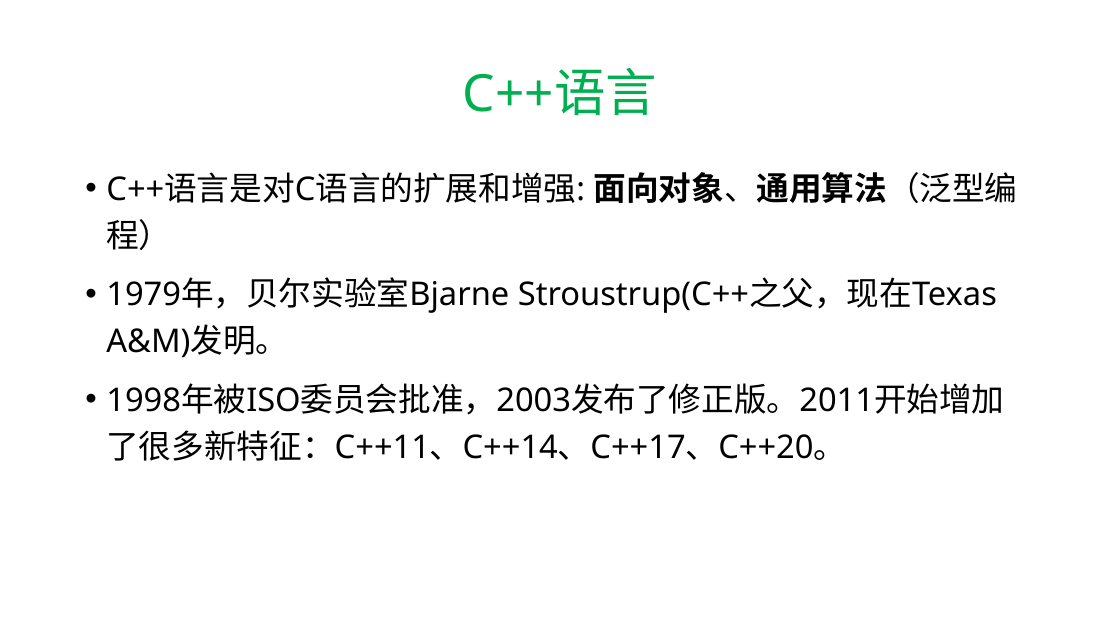
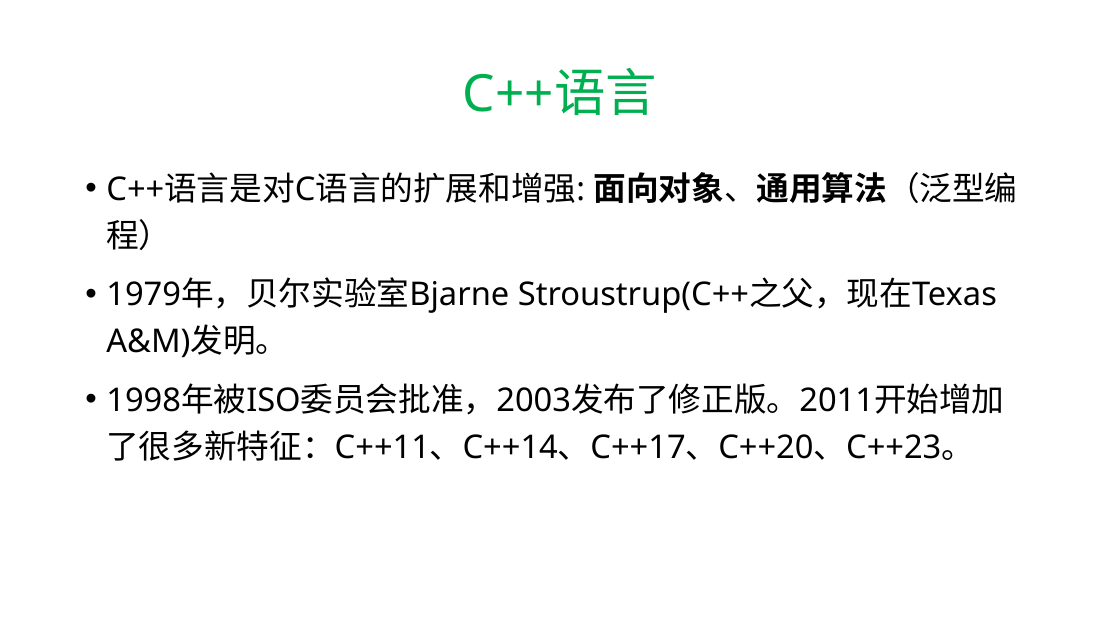
Before and after one commit to hwdong-net/cplusplus17, a slide deck: slide 4 of ppt/1.1 C++语言介绍.pptx (slide 26 before the commit). Drawn at 1120x630 pixels with LibreOffice and Linux fonts; fonts in the diff are those of the drawing. Boxes give left, top, right and bottom in pixels: in the first picture for what was removed or moved away, otherwise in the second. Text is boxed around its words. In the diff, an @@ line names an element or a change of style, - is before the commit and + after.

```diff
--- a/ppt/1.1 C++语言介绍.pptx
+++ b/ppt/1.1 C++语言介绍.pptx
@@ text at bbox=[106, 383, 1004, 461]: text changed @@
-• 1998年被ISO委员会批准，2003发布了修正版。2011开始增加了很多新特征：C++11、C++14、C++17、C++20。
+• 1998年被ISO委员会批准，2003发布了修正版。2011开始增加了很多新特征：C++11、C++14、C++17、C++20、C++23。
```
Also in this commit, not shown: 7 other slides changed, 20 slides added, 4 slides removed.
